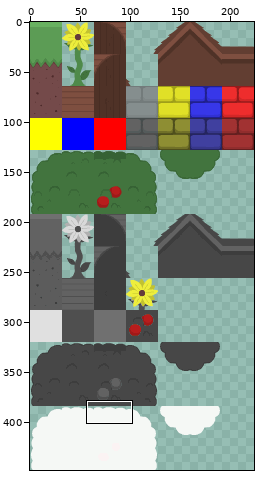
Edited in one commit: sprite sheet (Color Quest/Color Quest/assets/TileMaps/color_tiles_2.png). The first picture is a wide view before the edit; the outline marks the close-up.
Close-up. Old version:
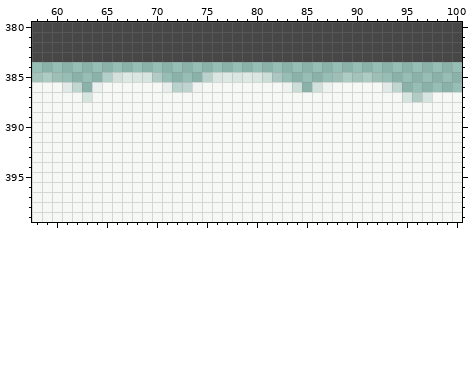
The file is 224x448 pixels. Pixels under 10% opacity are left out. Colours within 5 levels of each other are drawn and written as one. Shown: x 58..100, y 380..399. The commit also changed other parts of the picture, which this record leaves out.
After the commit:
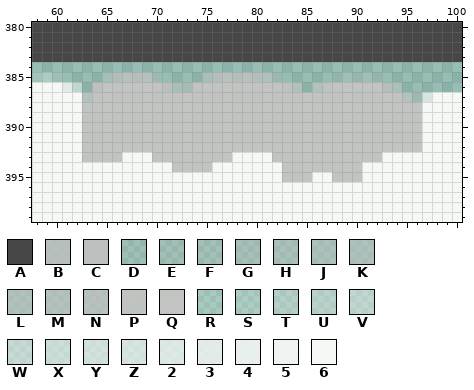
Palette (. is transparent): A #474747  B #c0c0c0cf  C #c2c2c2df  D #c2c4c12f  E #c2c4c23f  F #c2c4c24f  G #c2c4c25f  H #c2c4c26f  J #c2c4c27f  K #c2c4c28f  L #c2c4c29f  M #c2c4c2af  N #c2c4c2bf  P #c2c4c2ef  Q #c2c4c2  R #f5f7f52f  S #f5f7f53f  T #f5f7f54f  U #f5f7f55f  V #f5f7f56f  W #f5f7f57f  X #f5f7f58f  Y #f5f7f59f  Z #f5f7f5af  2 #f5f7f5bf  3 #f5f7f5cf  4 #f5f7f5df  5 #f5f7f5ef  6 #f5f8f5
The exact change:
Changed rows in their new state; - is an unchanged pixel.
first column x 63:
385 --FMNNMG----GNNNNNKF-----DEEED----
386 -CQQQQQQCGJPQQQQQQQQPK-LPQQQQQBH--
387 MQQQQQQQQQQQQQQQQQQQQQQQQQQQQQQQMG
388 QQQQQQQQQQQQQQQQQQQQQQQQQQQQQQQQQQ
389 QQQQQQQQQQQQQQQQQQQQQQQQQQQQQQQQQQ
390 QQQQQQQQQQQQQQQQQQQQQQQQQQQQQQQQQQ
391 QQQQQQQQQQQQQQQQQQQQQQQQQQQQQQQQQQ
392 QQQQQQQQQQQQQQQQQQQQQQQQQQQQQQQQQQ
393 QQQQ---QQQQQQQQ----QQQQQQQQQQQ----
394 ---------QQQQ-------QQQQQQQQ------
395 --------------------QQQ--QQQ------
Boxes around the changes in both close-ups, in picture pixels (x1, y1, x2, y2):
changed: (82, 72, 422, 182)
